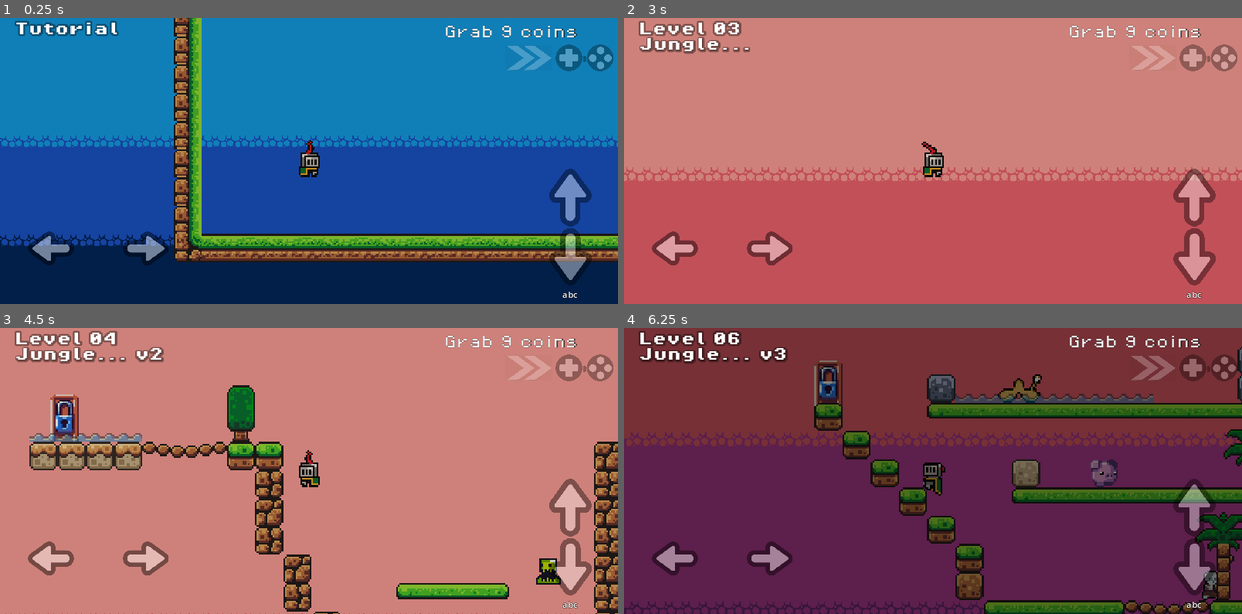
Above: before the commit, frames 1-4 (two rows, left to right).
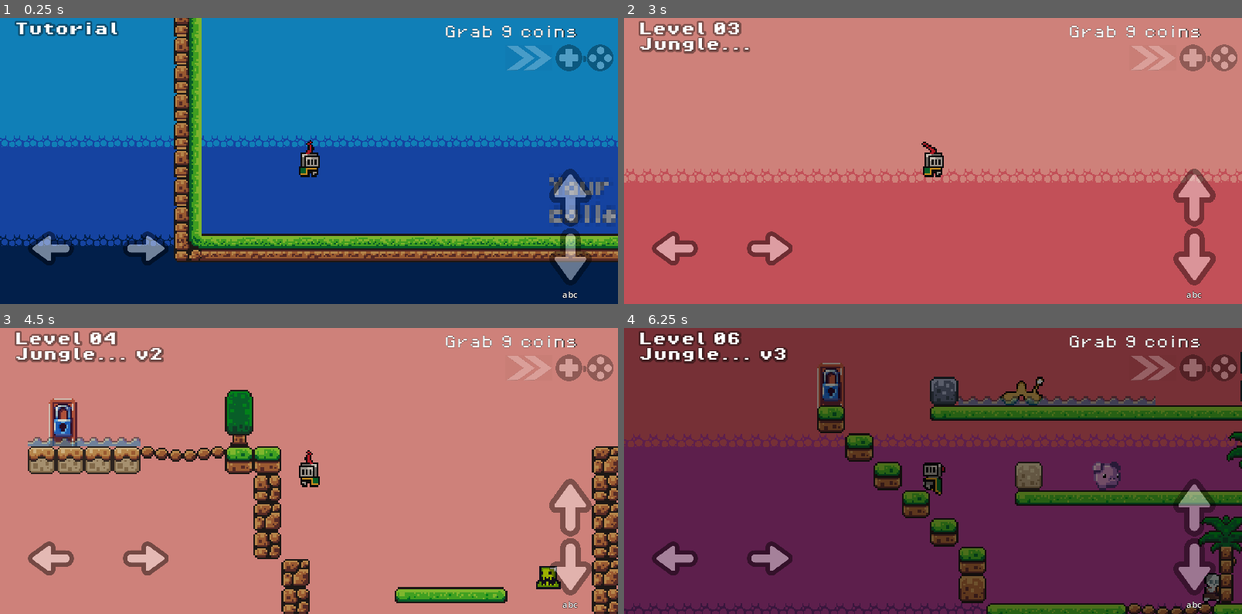
Above: after the commit, the same moments.

Repository: olivierpons/godot-prout-2d
Game: Godot game, scene res://scene/levels/level_01.tscn
Same seed, same stepped clock (60 frames per second), same inputs: the game is played once before the commit and once after it.
Inputs:
- Up to frame 1 (0.25 s): no input
- Up to frame 2 (3 s): hold D (move_right) 0.53-2.03 s; tap X (next_level) every 0.75 s from 0.6 to 2.85 s; tap Delete (jump) at 0.77, 1.52 s; hold A (move_left) 2.03-2.78 s; hold D (move_right) from 2.78 s (still down)
- Up to frame 3 (4.5 s): tap Delete (jump) at 3.02, 3.77 s; tap X (next_level) at 3.6, 4.35 s; release D (move_right) at 4.28 s; hold A (move_left) from 4.28 s (still down)
- Up to frame 4 (6.25 s): tap Delete (jump) at 4.52, 6.02 s; release A (move_left) at 5.03 s; hold D (move_right) 5.03-5.78 s; tap X (next_level) at 5.1, 5.85 s; hold A (move_left) from 5.78 s (still down)

The runs differ from the first frame. In frame 1, 0.7% of the frame differs, in the area x 88-100%, y 55-72%; in frame 2, 1.4%; in frame 3, 9.9%; in frame 4, 14%, in the area x 0-100%, y 6-100%.

Commit message:
Change how to handle signal

Diff:
--- a/scene/dialog_bubble.tscn
+++ b/scene/dialog_bubble.tscn
@@ -1,25 +1,41 @@
 [gd_scene load_steps=2 format=3 uid="uid://cyajrbivyt230"]
 
-[ext_resource type="Texture2D" uid="uid://cq7tg53jo8nmv" path="res://assets/sprites/nine-patch-dialog.png" id="1_o0ut8"]
+[ext_resource type="Texture2D" uid="uid://cs218ijma0afj" path="res://assets/sprites/nine-patch-dialog.png" id="1_o0ut8"]
 
-[node name="DialogBubble" type="Node2D"]
+[node name="HBoxContainer" type="HBoxContainer"]
+offset_top = 4.0
+offset_right = 40.0
+offset_bottom = 4.0
 
-[node name="NinePatchRect" type="NinePatchRect" parent="."]
-offset_right = 185.0
-offset_bottom = 102.0
+[node name="DialogBubble" type="NinePatchRect" parent="."]
+layout_mode = 2
 texture = ExtResource("1_o0ut8")
 region_rect = Rect2(0, 0, 251, 132)
 
-[node name="Label" type="Label" parent="NinePatchRect"]
+[node name="MarginContainer" type="MarginContainer" parent="DialogBubble"]
 layout_mode = 1
 anchors_preset = 15
 anchor_right = 1.0
 anchor_bottom = 1.0
 grow_horizontal = 2
 grow_vertical = 2
+theme_override_constants/margin_left = 10
+theme_override_constants/margin_top = 2
+theme_override_constants/margin_right = 10
+theme_override_constants/margin_bottom = 25
+
+[node name="Label" type="Label" parent="DialogBubble/MarginContainer"]
+layout_mode = 2
 theme_override_colors/font_color = Color(0, 0, 0, 1)
 text = "je suis le texte
-qui pue la meeeeeeeeerde!"
+et pas bon!
+3 lignes"
 horizontal_alignment = 1
 vertical_alignment = 1
-text_overrun_behavior = 3
+text_overrun_behavior = 4
+
+[node name="Sprite2D" type="Sprite2D" parent="."]
+position = Vector2(4, 0)
+texture = ExtResource("1_o0ut8")
+region_enabled = true
+region_rect = Rect2(56, 102, 22, 31)
--- a/scene/global.tscn
+++ b/scene/global.tscn
@@ -191,3 +191,5 @@
 libraries = {
 "": SubResource("AnimationLibrary_2uiv7")
 }
+
+[connection signal="next_level" from="." to="." method="_on_next_level"]
--- a/scene/levels/level_01.tscn
+++ b/scene/levels/level_01.tscn
@@ -241,7 +241,8 @@
 [node name="Game" type="Node2D"]
 metadata/_edit_vertical_guides_ = [-146.0]
 
-[node name="GameManager" parent="." instance=ExtResource("1_ma6tc")]
+[node name="GameManager" parent="." node_paths=PackedStringArray("main_exit_door") instance=ExtResource("1_ma6tc")]
+main_exit_door = NodePath("../exit_door")
 audio_stream = ExtResource("2_6d8fh")
 
 [node name="CanvasLayer" type="CanvasLayer" parent="."]
@@ -343,8 +344,8 @@
 
 [node name="Label" type="Label" parent="Labels"]
 anchors_preset = -1
-anchor_left = -0.0478572
-anchor_right = -0.0478572
+anchor_left = -0.0478571
+anchor_right = -0.0885714
 offset_left = -279.0
 offset_top = -216.0
 offset_right = -95.0
--- a/scene/levels/level_02.tscn
+++ b/scene/levels/level_02.tscn
@@ -203,7 +203,8 @@
 
 [node name="Game" type="Node2D"]
 
-[node name="GameManager" parent="." instance=ExtResource("1_y57b0")]
+[node name="GameManager" parent="." node_paths=PackedStringArray("main_exit_door") instance=ExtResource("1_y57b0")]
+main_exit_door = NodePath("../exit_door")
 
 [node name="CanvasLayer 0_5" type="CanvasLayer" parent="."]
 layer = -1
--- a/scene/levels/level_03.tscn
+++ b/scene/levels/level_03.tscn
@@ -93,7 +93,8 @@
 
 [node name="Game" type="Node2D"]
 
-[node name="GameManager" parent="." instance=ExtResource("1_vvm0j")]
+[node name="GameManager" parent="." node_paths=PackedStringArray("main_exit_door") instance=ExtResource("1_vvm0j")]
+main_exit_door = NodePath("../exit_door")
 
 [node name="CanvasLayer" type="CanvasLayer" parent="."]
 layer = -1
--- a/scene/levels/level_04.tscn
+++ b/scene/levels/level_04.tscn
@@ -93,7 +93,8 @@
 
 [node name="Game" type="Node2D"]
 
-[node name="GameManager" parent="." instance=ExtResource("1_hr5o3")]
+[node name="GameManager" parent="." node_paths=PackedStringArray("main_exit_door") instance=ExtResource("1_hr5o3")]
+main_exit_door = NodePath("../exit_door")
 
 [node name="CanvasLayer" type="CanvasLayer" parent="."]
 layer = -1
--- a/scene/levels/level_05.tscn
+++ b/scene/levels/level_05.tscn
@@ -96,7 +96,8 @@
 
 [node name="Game" type="Node2D"]
 
-[node name="GameManager" parent="." instance=ExtResource("1_aaejh")]
+[node name="GameManager" parent="." node_paths=PackedStringArray("main_exit_door") instance=ExtResource("1_aaejh")]
+main_exit_door = NodePath("../exit_door")
 
 [node name="CanvasLayer" type="CanvasLayer" parent="."]
 layer = -1
--- a/scene/levels/level_06.tscn
+++ b/scene/levels/level_06.tscn
@@ -16,7 +16,8 @@
 
 [node name="Game" type="Node2D"]
 
-[node name="GameManager" parent="." instance=ExtResource("1_bsyfr")]
+[node name="GameManager" parent="." node_paths=PackedStringArray("main_exit_door") instance=ExtResource("1_bsyfr")]
+main_exit_door = NodePath("../exit_door")
 
 [node name="CanvasLayer" type="CanvasLayer" parent="."]
 layer = -1
--- a/scene/levels/level_07.tscn
+++ b/scene/levels/level_07.tscn
@@ -14,7 +14,8 @@
 
 [node name="Game" type="Node2D"]
 
-[node name="GameManager" parent="." instance=ExtResource("1_ncffl")]
+[node name="GameManager" parent="." node_paths=PackedStringArray("main_exit_door") instance=ExtResource("1_ncffl")]
+main_exit_door = NodePath("../exit_door")
 
 [node name="CanvasLayer" type="CanvasLayer" parent="."]
 layer = -1
--- a/scene/levels/level_thibault_01.tscn
+++ b/scene/levels/level_thibault_01.tscn
@@ -16,7 +16,8 @@
 
 [node name="Game" type="Node2D"]
 
-[node name="GameManager" parent="." instance=ExtResource("1_ib4rg")]
+[node name="GameManager" parent="." node_paths=PackedStringArray("main_exit_door") instance=ExtResource("1_ib4rg")]
+main_exit_door = NodePath("../exit_door")
 debug = true
 
 [node name="CanvasLayer" type="CanvasLayer" parent="."]
@@ -69,42 +70,6 @@
 [node name="Coin" parent="Coins" instance=ExtResource("6_udr47")]
 position = Vector2(-41, -120)
 
-[node name="Coin4" parent="Coins" instance=ExtResource("6_udr47")]
-position = Vector2(169, -246)
-
-[node name="Coin5" parent="Coins" instance=ExtResource("6_udr47")]
-position = Vector2(-112, -88)
-
-[node name="Coin6" parent="Coins" instance=ExtResource("6_udr47")]
-position = Vector2(170, -181)
-
-[node name="Coin7" parent="Coins" instance=ExtResource("6_udr47")]
-position = Vector2(170, -308)
-
-[node name="Coin8" parent="Coins" instance=ExtResource("6_udr47")]
-position = Vector2(1289, -215)
-
-[node name="Coin9" parent="Coins" instance=ExtResource("6_udr47")]
-position = Vector2(633, -278)
-
-[node name="Coin10" parent="Coins" instance=ExtResource("6_udr47")]
-position = Vector2(824, -169)
-
-[node name="Coin11" parent="Coins" instance=ExtResource("6_udr47")]
-position = Vector2(985, -198)
-
-[node name="Coin12" parent="Coins" instance=ExtResource("6_udr47")]
-position = Vector2(889, -185)
-
-[node name="Coin13" parent="Coins" instance=ExtResource("6_udr47")]
-position = Vector2(-224, -89)
-
-[node name="Coin14" parent="Coins" instance=ExtResource("6_udr47")]
-position = Vector2(1192, 59)
-
-[node name="Coin15" parent="Coins" instance=ExtResource("6_udr47")]
-position = Vector2(1463, -86)
-
 [node name="Platforms" type="Node" parent="."]
 
 [node name="Slime2" parent="." instance=ExtResource("7_ajr1u")]
--- a/scripts/canvas_layer_for_all.gd
+++ b/scripts/canvas_layer_for_all.gd
@@ -1,5 +1,7 @@
 @tool
 extends CanvasLayer
+
+signal signal_btn_next_level()
 
 @export var label_for_level: String = "Level (to be filled)" : \
 	set = _set_label_for_level, get = _get_label_for_level
@@ -43,4 +45,4 @@
 	mobile_up_down.visible = global.mobile_visible
 
 func _on_btn_next_level_released():
-	Input.action_press("next_level")
+	emit_signal("signal_btn_next_level")
--- a/scripts/coin.gd
+++ b/scripts/coin.gd
@@ -1,4 +1,6 @@
 extends Area2D
+
+signal coin_collected()
 
 @onready var game_manager = $"../../GameManager"
 @onready var animation_player = $AnimationPlayer
--- a/scripts/exit_door.gd
+++ b/scripts/exit_door.gd
@@ -17,6 +17,6 @@
 		if animated_sprite_2d.animation == "open":
 			global.go_to_level(next_level, body, self)
 
-func _physics_process(_delta):
+func _input(_event):
 	if Input.is_action_just_pressed("next_level"):
-		global.go_to_level(next_level, null, self)
+		global.next_level.emit(next_level, null, self)
--- a/scripts/game_manager.gd
+++ b/scripts/game_manager.gd
@@ -1,13 +1,19 @@
+@tool
 extends Node
+
+signal coin_collected()
+
+@export var main_exit_door: Node
 
 @export var debug: bool = false
 @export var audio_stream: AudioStream = null
+
 @onready var timer_open_door = $TimerOpenDoor
 @onready var game = $".."
+@onready var canvas_layer_for_all = $"../canvas_layer_for_all"
 
 var _label_score: Label = null
 var to_collect = 0
-var exit_door: Node
 
 func refresh_collected(collected: int=0) -> int:
 	to_collect -= collected
@@ -22,6 +28,10 @@
 	return to_collect
 
 func _ready():
+	canvas_layer_for_all.signal_btn_next_level.connect(
+		_on_btn_next_level_released
+	)
+
 	if debug:
 		var one_coin_left = false
 		for coin in get_tree().get_nodes_in_group("coin"):
@@ -46,7 +56,6 @@
 	for coin in get_tree().get_nodes_in_group("coin"):
 		if not coin.is_queued_for_deletion():
 			to_collect += 1
-	exit_door = get_tree().get_nodes_in_group("exit")[0]
 	refresh_collected()
 
 func _input(event):
@@ -54,4 +63,10 @@
 		get_tree().reload_current_scene()
 
 func _on_timer_open_door_timeout():
-	exit_door.open_door()
+	if main_exit_door:
+		main_exit_door.open_door()
+
+func _on_btn_next_level_released():
+	global.next_level.emit(
+		main_exit_door.next_level, null, main_exit_door
+	)
--- a/scripts/global.gd
+++ b/scripts/global.gd
@@ -1,4 +1,6 @@
 extends Node
+
+signal next_level(next_level: int, player: Node, door: Node)
 
 # (!) When new level, new player, and the player initializes this:
 var fade_anim_player: Node
@@ -18,11 +20,11 @@
 
 var _next_level: int = -1
 func go_to_level(
-	next_level: int, player: Node=null, door: Node=null
+	p_next_level: int, player: Node=null, door: Node=null
 ):
-	if (next_level < 0) or (next_level >= scenes.size()):
+	if (p_next_level < 0) or (p_next_level >= scenes.size()):
 		return
-	_next_level = next_level
+	_next_level = p_next_level
 	Engine.time_scale = 0.4
 	if player:
 		player.is_waiting_end_level = true
@@ -33,6 +35,11 @@
 		_on_animation_finished
 	)
 	fade_anim_player.play("normal_to_black")
+
+func _on_next_level(
+	p_next_level: int, player: Node=null, door: Node=null
+):
+	go_to_level(p_next_level, player, door)
 
 func _on_animation_finished(anim_name):
 	if anim_name == "normal_to_black":
Not shown: 1 places in scene/canvas_layer_for_all.tscn that only renumber resources
Not shown: 1 places in scene/mobile_actions.tscn that only renumber resources
